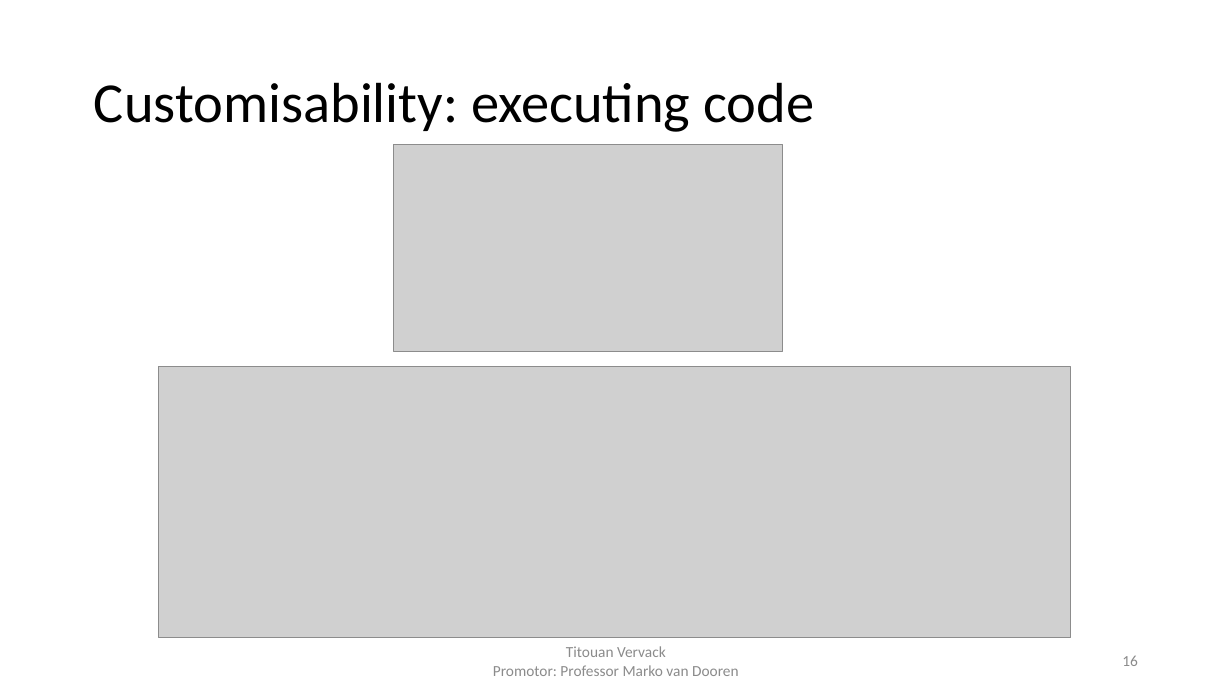
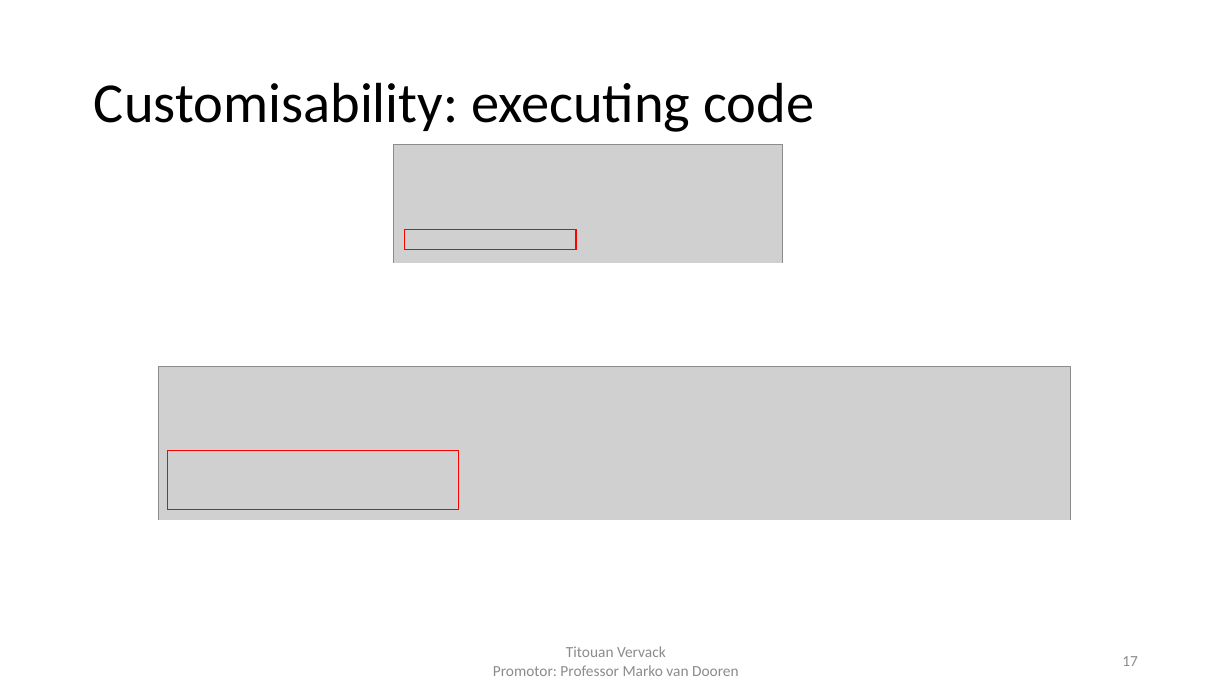
Before and after one commit to FlashYoshi/neio, a slide deck: slide 17 of presentation/Intermediate Presentation.pptx (slide 16 before the commit). Drawn at 1232x693 pixels with LibreOffice and Linux fonts; fonts in the diff are those of the drawing; grey boxes stand for pictures. Boxes give left, top, right and bottom in pixels: in the first picture for what was removed or moved away, otherwise in the second. Text is boxed around its words. In the diff, an @@ line names an element or a change of style, - is before the commit and + after.

```diff
--- a/presentation/Intermediate Presentation.pptx
+++ b/presentation/Intermediate Presentation.pptx
@@ rectangle added at <box>405,229,577,250</box>, outline #FF0000 1 pt @@
@@ rectangle added at <box>364,263,796,358</box>, fill #FFFFFF, outline #FFFFFF 1 pt @@
@@ rectangle added at <box>395,264,746,350</box>, outline #FF0000 1 pt @@
@@ rectangle added at <box>168,451,459,510</box>, outline #FF0000 1 pt @@
@@ rectangle added at <box>130,520,1074,640</box>, fill #FFFFFF @@
@@ page number at <box>1122,656,1138,666</box>: text changed @@
-16
+17
```
Also in this commit, not shown: 12 other slides changed, 1 slide added, 6 other files.
